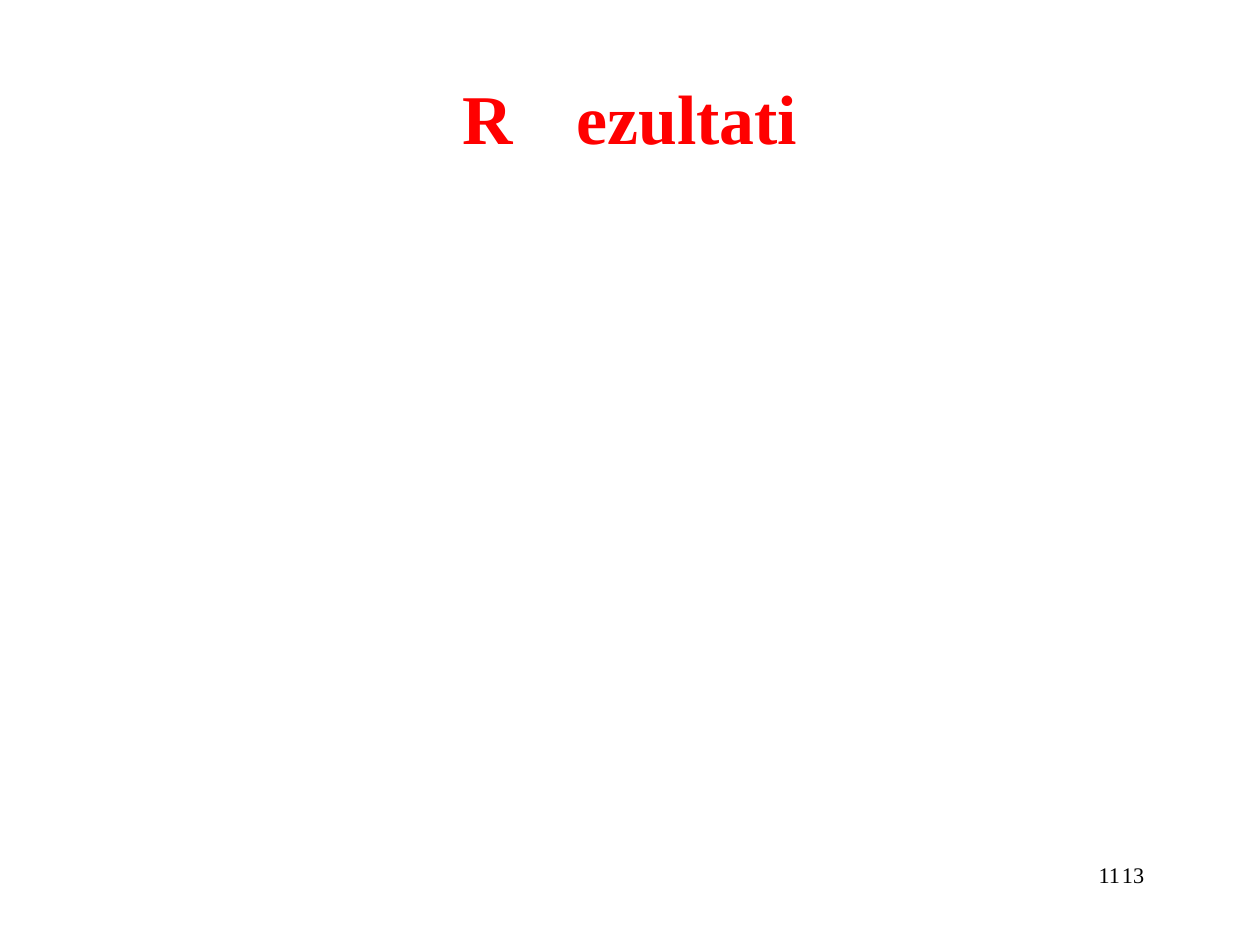
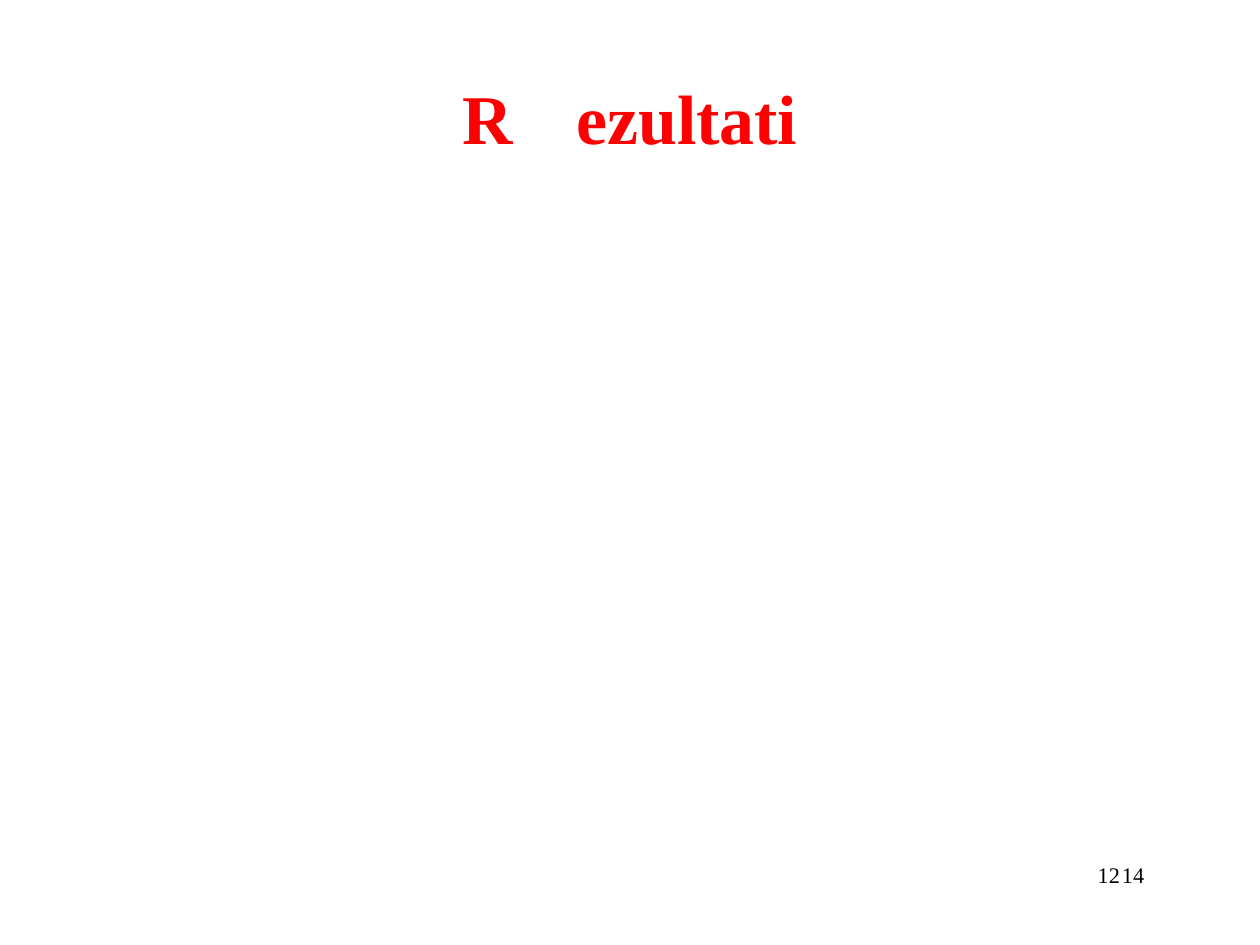
Before and after one commit to VjeraTurk/Master-s-Thesis, a slide deck: slide 12 of Prezentacija.odp (slide 11 before the commit). Drawn at 1260x945 pixels with LibreOffice and Linux fonts; fonts in the diff are those of the drawing. Boxes give left, top, right and bottom in pixels: in the first picture for what was removed or moved away, otherwise in the second. Text is boxed around its words. In the diff, an @@ line names an element or a change of style, - is before the commit and + after.

```diff
--- a/Prezentacija.odp
+++ b/Prezentacija.odp
@@ page number at (1098, 868, 1120, 883): text changed @@
-11
+12
@@ text at (1122, 868, 1144, 883): text changed @@
-13
+14
```
Also in this commit, not shown: 12 other slides changed, 1 slide added, 3 other files.
